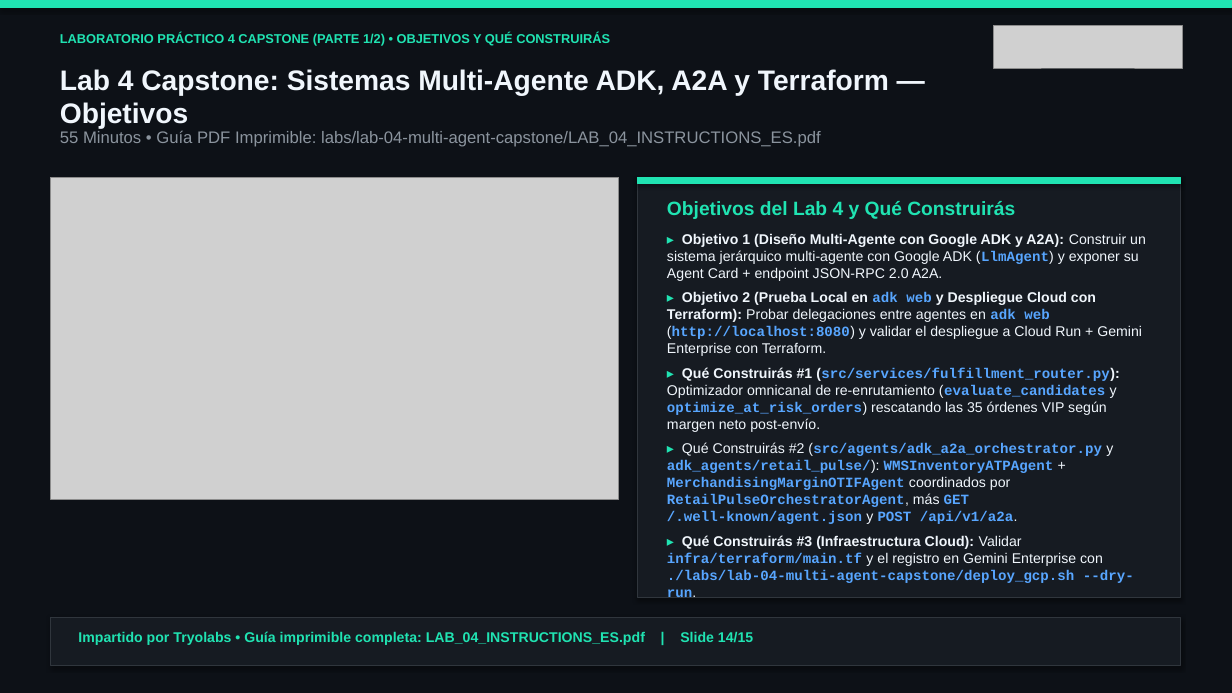
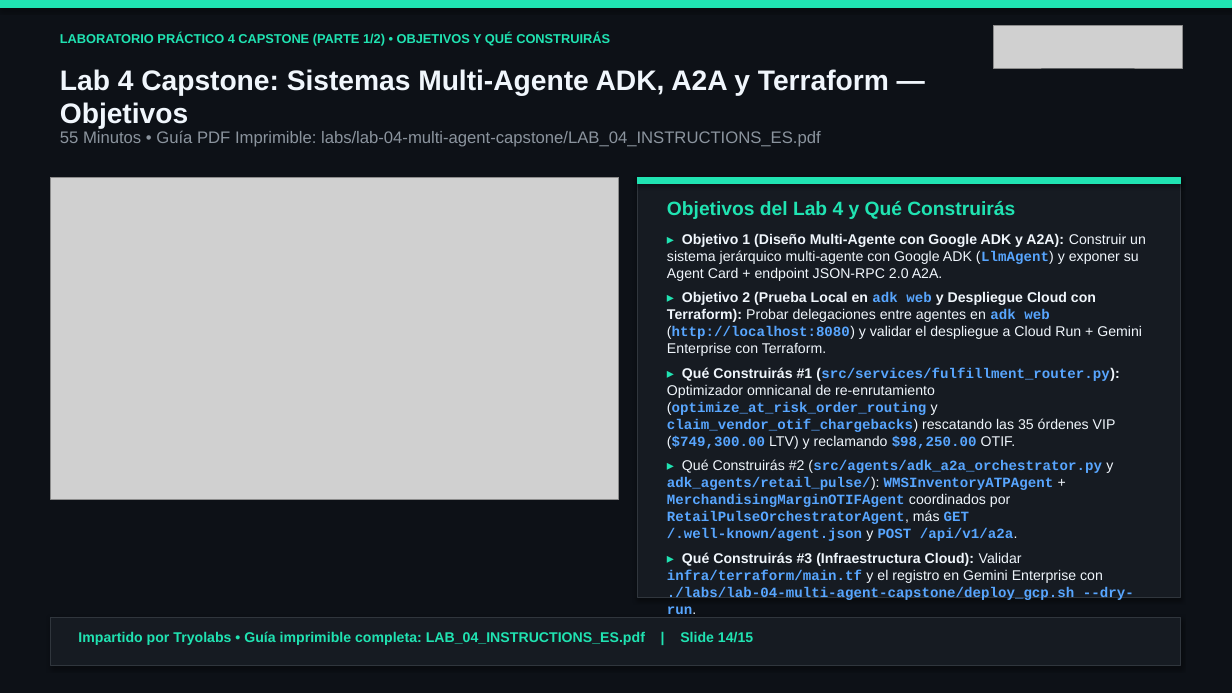
Before and after one commit to tryolabs/antigravity-workshop-retail, a slide deck: slide 14 of slides/antigravity_retail_workshop_es.pptx. Drawn at 1232x693 pixels with LibreOffice and Linux fonts; fonts in the diff are those of the drawing; grey boxes stand for pictures. Boxes give left, top, right and bottom in pixels: in the first picture for what was removed or moved away, otherwise in the second. Text is boxed around its words. In the diff, an @@ line names an element or a change of style, - is before the commit and + after.

```diff
--- a/slides/antigravity_retail_workshop_es.pptx
+++ b/slides/antigravity_retail_workshop_es.pptx
@@ text at [667,367,1119,449]: text changed; font Arial to Courier New; text colour #F0F6FC to #58A6FF @@
-▸ Qué Construirás #1 (src/services/fulfillment_router.py): Optimizador omnicanal de re-enrutamiento (evaluate_candidates y optimize_at_risk_orders) rescatando las 35 órdenes VIP según margen neto post-envío.
+▸ Qué Construirás #1 (src/services/fulfillment_router.py): Optimizador omnicanal de re-enrutamiento (optimize_at_risk_order_routing y claim_vendor_otif_chargebacks) rescatando las 35 órdenes VIP ($749,300.00 LTV) y reclamando $98,250.00 OTIF.
```
Also in this commit, not shown: 8 other slides changed, 44 other files.
